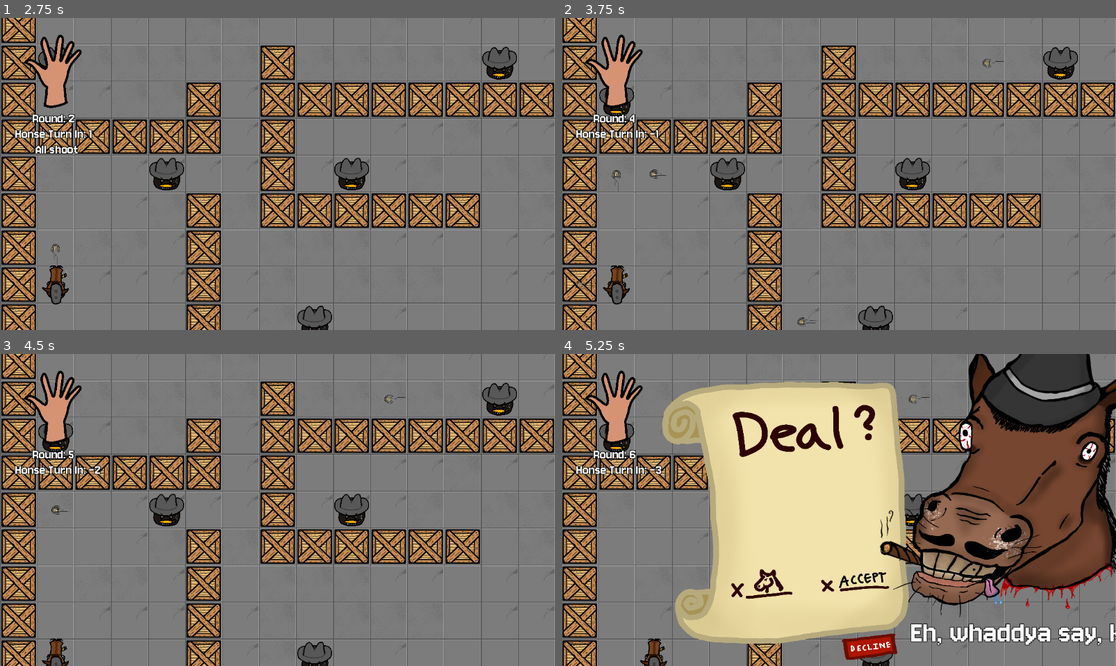
Above: before the commit, frames 1-4 (two rows, left to right).
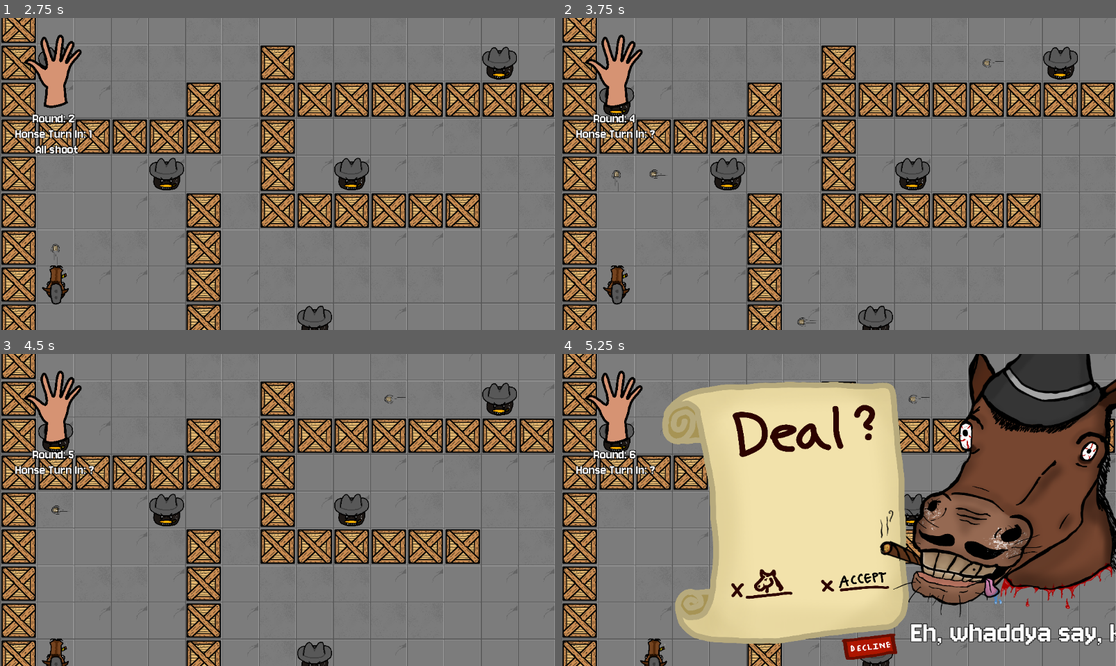
Above: after the commit, the same moments.

Repository: AT0M1X/TheHorseheadPact
Game: Godot game, scene res://scenes/main/Main.tscn
Same seed, same stepped clock (60 frames per second), same inputs: the game is played once before the commit and once after it.
Inputs (mouse positions are in pixels of both pictures, inside the frame that each line leads up to):
- Up to frame 1 (2.75 s): click (299, 242) at 0.5 s; tap Enter at 1.25 s; hold Space (shoot) 1.28-2.03 s; hold W (move_up) from 1.28 s (still down); tap Space (shoot) at 2.1 s
- Up to frame 2 (3.75 s): tap Enter at 2.75 s; release W (move_up) at 2.78 s; hold Space (shoot) 2.78-3.53 s; hold A (move_left) from 2.78 s (still down); tap Space (shoot) at 3.6 s
- Up to frame 3 (4.5 s): tap Enter at 4.25 s; release A (move_left) at 4.28 s; hold S (move_down) from 4.28 s (still down); hold Space (shoot) from 4.28 s (still down)
- Up to frame 4 (5.25 s): release S (move_down) at 5.03 s; release Space (shoot) at 5.03 s; hold D (move_right) from 5.03 s (still down); tap Space (shoot) at 5.1 s

Frame 1 is identical in both runs. In frame 2, less than 0.1% of the frame differs, in the area x 2-18%, y 35-88%; in frame 3, less than 0.1%; in frame 4, less than 0.1%.

Commit message:
Honse turn, Shooting through walls,
Tweaked text when waiting for honse.
Fixed bullets spawning inside of walls.
Fixed bullets not moving if shot during turn 1.

Diff:
--- a/autoload/TurnManager.gd
+++ b/autoload/TurnManager.gd
@@ -62,16 +62,18 @@
 	player.take_turn()
 	await player.turn_done
 
+	# Let player update before next entity turn
+	await get_tree().physics_frame
+	await get_tree().process_frame
+
+	await process_bullets()
+
+	# Prevent enemies from taking a turn when we change / reload a level
 	if first_turn:
 		first_turn = false
 		end_turn()
 		return
 
-	# Let player update before next entity turn
-	await get_tree().physics_frame
-	await get_tree().process_frame
-
-	await process_bullets()
 	await process_enemies()
 
 
--- a/scripts/actors/Bullet.gd
+++ b/scripts/actors/Bullet.gd
@@ -13,6 +13,16 @@
 	check_collision(false)
 	spawn_turn = true
 
+	var point = PhysicsPointQueryParameters2D.new()
+	point.position = position
+	var space_state = get_world_2d().direct_space_state
+	var result = space_state.intersect_point(point)
+	for r in result:
+		var  obj = r["collider"]
+		if obj is TileMapLayer:
+			remove_bullet()
+			return
+
 func move():
 	if spawn_turn:
 		spawn_turn = false
@@ -22,7 +32,7 @@
 
 	if raycast.is_colliding():
 		var hit = raycast.get_collider()
-		if hit != TurnManager.player and !hit.is_in_group("enemies") and !hit.is_in_group("projectiles"):
+		if hit is TileMapLayer:
 			remove_bullet()
 			return
 
--- a/scripts/user_interface/UserInterface.gd
+++ b/scripts/user_interface/UserInterface.gd
@@ -41,7 +41,10 @@
 	turn_counter.text = "Round: %s" % current_turn
 
 func _update_honse_counter(turns_to_forced):
-	honse_counter.text = "Honse Turn In: %s" % turns_to_forced
+	if turns_to_forced >= 0:
+		honse_counter.text = "Honse Turn In: %s" % turns_to_forced
+	else:
+		honse_counter.text = "Honse Turn In: ?"
 
 func _update_honse_action(action):
 	honse_action.text = "%s" % action
